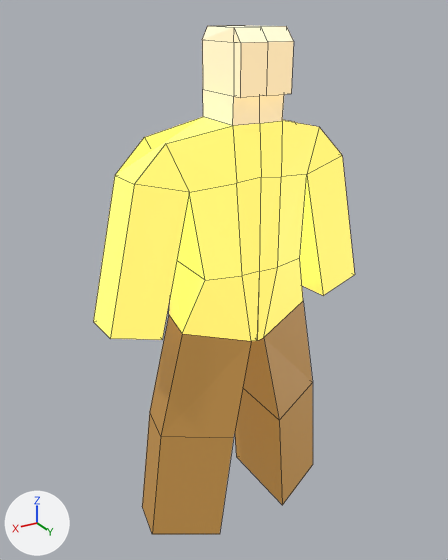
What one commit did to the Blender file public/models/people.blend.
The view is the same before and after, from a 50 mm lens placed at (0.479, 0.759, 0.348), pointed at (0.006, -0.031, -0.047). The lights are fixed; the arrows at lower left show +X, +Y and +Z. Mesh edges are drawn as thin lines.
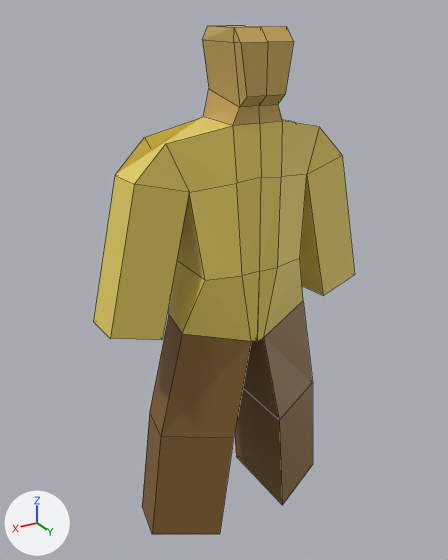
Boxes (x1, y1, x2, y2) around the edits, measured in the pictures (448 x 560 px; the box of a moved part takes in the faces that stretch with it):
'Cube', recoloured, surface changed, reshaped: (93, 26, 355, 534) in both
part 1 of me_cube, moved or reshaped: (202, 40, 294, 126) in both

The edits, one by one:
In material 'Shirt' (mat_shirt), emission_color is no longer (0.8, 0.632, 0.121), yellow #e7d062.
In material 'Shirt' (mat_shirt), emission_strength is no longer 1.0.
In material 'Pants' (mat_pants), emission_color is no longer (0.246, 0.129, 0.031), brown #886531.
In material 'Pants' (mat_pants), emission_strength is no longer 1.0.
In material 'Face' (mat_face), emission_color is no longer (0.6, 0.4, 0.1), yellow #cbaa59.
In material 'Face' (mat_face), emission_strength is no longer 1.0.
Material 'Face' (mat_face) changes colour from white #e7e7e7 to yellow #cbaa59; in linear values from (0.8, 0.8, 0.8) to (0.6, 0.4, 0.1).
me_cube has 54 vertices, 51 faces and spans x -0.01..2.25, y -0.95..0.67, z -4.79..3.32.
me_cube is used by ob_cube; location (0.0, 0.0, 0.0); scale (0.1, 0.1, 0.1).
Part 1, on me_cube:
Vertex 42 of me_cube moves from (0.36, -0.39, 2.5) at pixel (202, 89) to (0.26, -0.39, 2.5) at pixel (208, 88).
Vertex 43 of me_cube moves from (0.0, 0.51, 2.5) to (0.0, 0.51, 2.35) at pixel (259, 105).
Vertex 44 of me_cube moves from (0.4, 0.51, 2.5) at pixel (233, 96) to (0.31, 0.51, 2.35) at pixel (239, 107).
Vertex 49 of me_cube moves from (0.4, 0.67, 2.5) at pixel (240, 97) to (0.31, 0.67, 2.5) at pixel (246, 97).
